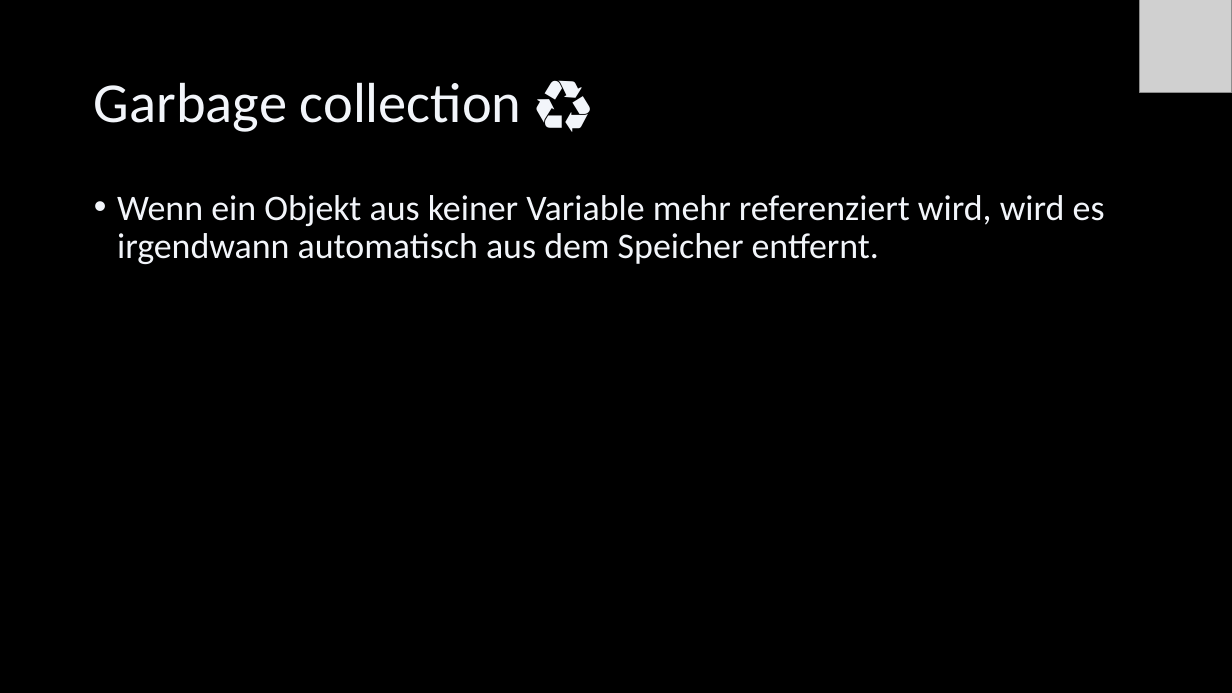
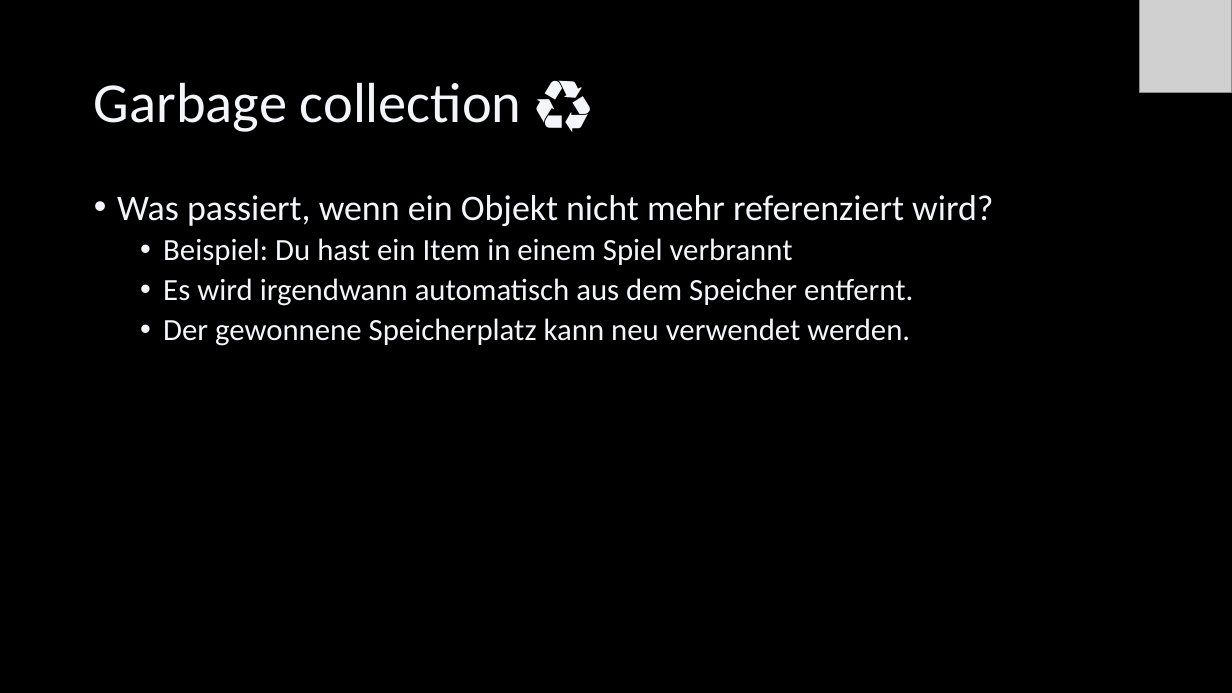
Before and after one commit to Cactusroot/Java, a slide deck: slide 17 of src/Java.pptx (slide 16 before the commit). Drawn at 1232x693 pixels with LibreOffice and Linux fonts; fonts in the diff are those of the drawing; grey boxes stand for pictures. Boxes give left, top, right and bottom in pixels: in the first picture for what was removed or moved away, otherwise in the second. Text is boxed around its words. In the diff, an @@ line names an element or a change of style, - is before the commit and + after.

```diff
--- a/src/Java.pptx
+++ b/src/Java.pptx
@@ text at [117,195,993,346]: text changed; size 28 to 24 pt @@
-• Wenn ein Objekt aus keiner Variable mehr referenziert wird, wird es irgendwann automatisch aus dem Speicher entfernt.
+• Was passiert, wenn ein Objekt nicht mehr referenziert wird?
+  • Beispiel: Du hast ein Item in einem Spiel verbrannt
+  • Es wird irgendwann automatisch aus dem Speicher entfernt.
+  • Der gewonnene Speicherplatz kann neu verwendet werden.
```
Also in this commit, not shown: 19 other slides changed, 7 slides added, 2 other files.
